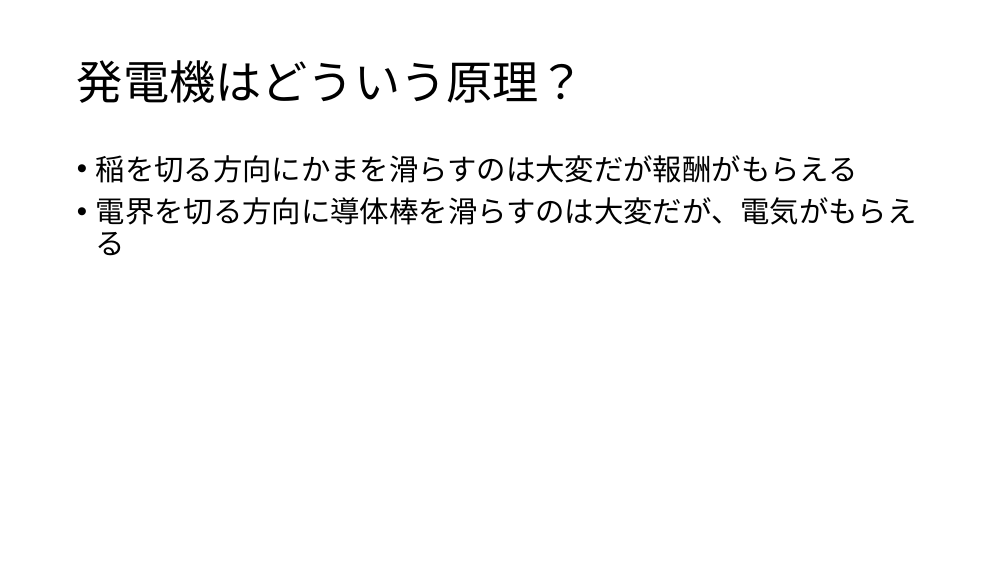
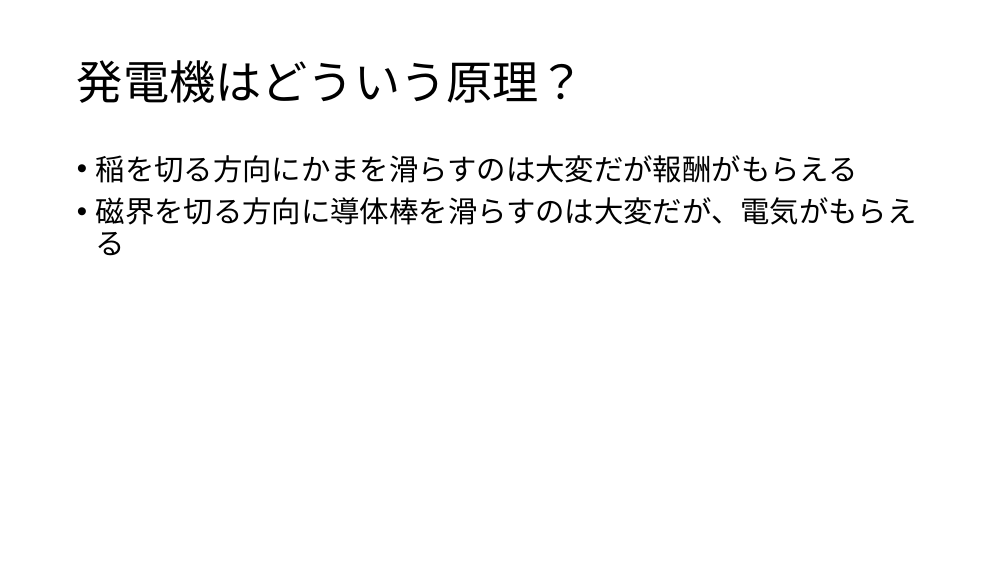
Before and after one commit to irucairuca/denkinonigemichi, a slide deck: slide 8 of irucadenkidaigaku/slide/jiki.pptm. Drawn at 1008x567 pixels with LibreOffice and Linux fonts; fonts in the diff are those of the drawing. Boxes give left, top, right and bottom in pixels: in the first picture for what was removed or moved away, otherwise in the second. Text is boxed around its words. In the diff, an @@ line names an element or a change of style, - is before the commit and + after.

```diff
--- a/irucadenkidaigaku/slide/jiki.pptm
+++ b/irucadenkidaigaku/slide/jiki.pptm
@@ text at (96,197,917,256): text changed @@
-• 電界を切る方向に導体棒を滑らすのは大変だが、電気がもらえる
+• 磁界を切る方向に導体棒を滑らすのは大変だが、電気がもらえる
```
Also in this commit, not shown: 1 other slide changed, 26 slides added.
